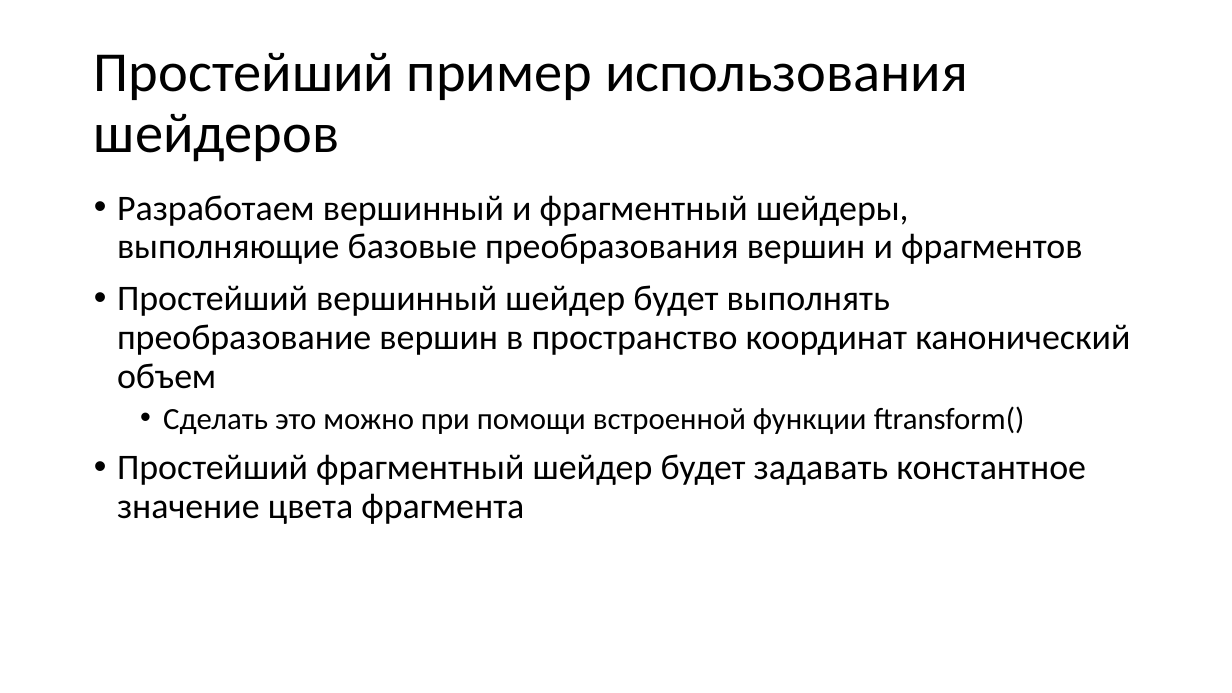
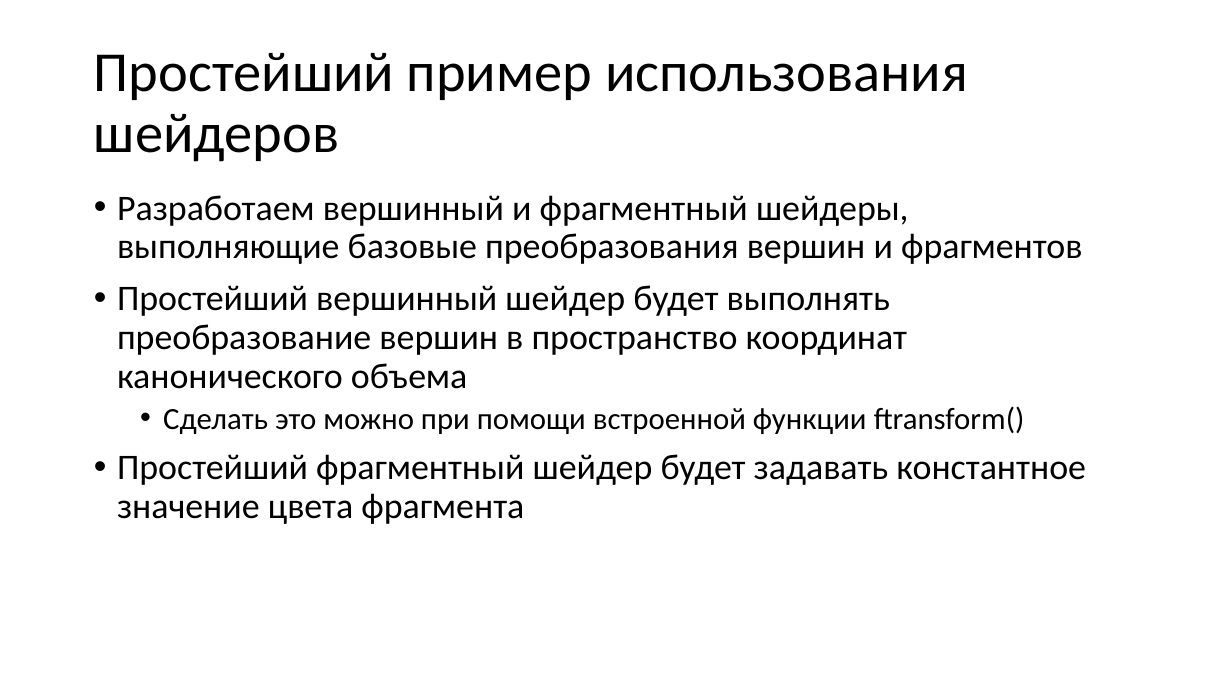
Before and after one commit to alexey-malov/cg-course, a slide deck: slide 2 of lectures/07 - Практическое использование шейдеров.pptx. Drawn at 1232x693 pixels with LibreOffice and Linux fonts; fonts in the diff are those of the drawing. Boxes give left, top, right and bottom in pixels: in the first picture for what was removed or moved away, otherwise in the second. Text is boxed around its words. In the diff, an @@ line names an element or a change of style, - is before the commit and + after.

Commit message:
Обновил презентации по шейдерам

```diff
--- a/lectures/07 - Практическое использование шейдеров.pptx
+++ b/lectures/07 - Практическое использование шейдеров.pptx
@@ text at (117, 285, 908, 389): text changed @@
-• Простейший вершинный шейдер будет выполнять преобразование вершин в пространство координат канонический объем
+• Простейший вершинный шейдер будет выполнять преобразование вершин в пространство координат канонического объема
```
Also in this commit, not shown: 1 other slide changed, 1 other file.
